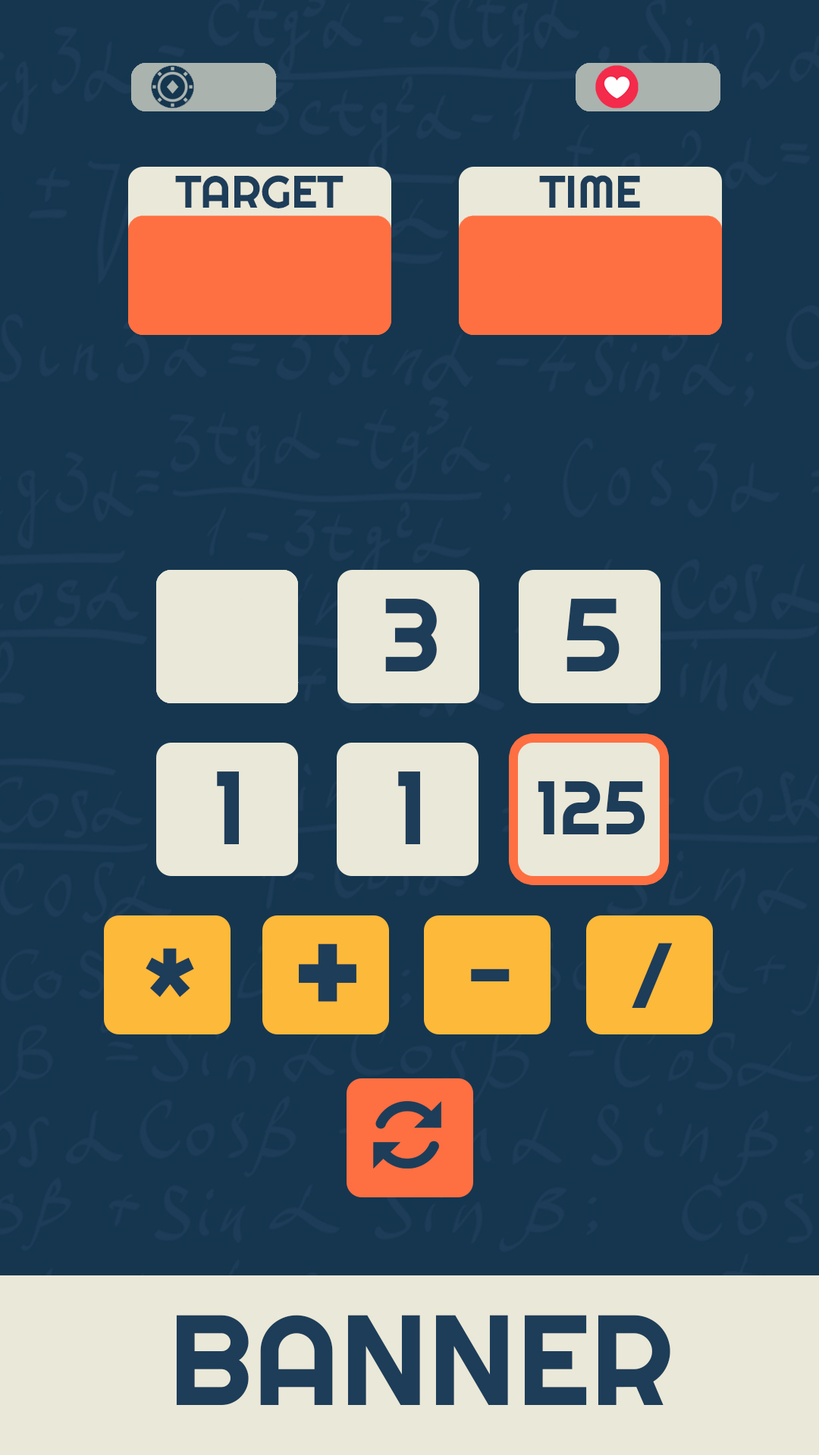
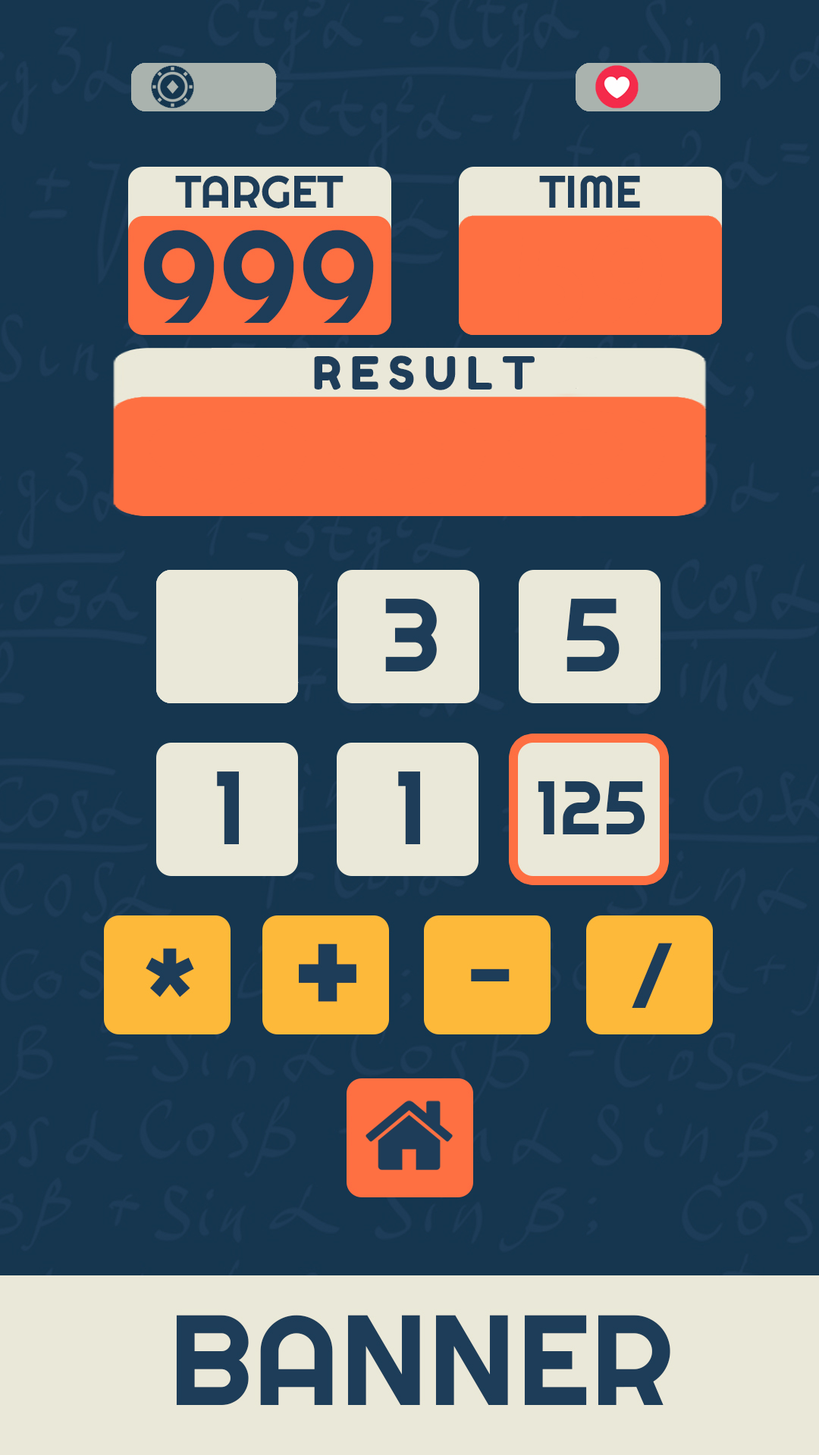
Before/after of a 819px x 1455px layered artwork. What changed in the layer stack:
added group "Group 2" with 2 layers above "Layer 3" over [112, 347, 707, 517]
added layer "RESULT" in group "Group 2" over [313, 355, 535, 391]
added layer "Layer 3 copy" in group "Group 2" over [112, 347, 707, 517]
hid "Layer 3" over [128, 215, 392, 336]
hid "Layer 10" over [365, 1097, 453, 1171]
added group "Group 1" with 2 layers above "Background" over [365, 1097, 453, 1171]
added layer "Layer 11" in group "Group 1" over [365, 1100, 453, 1171]
added layer "Layer 10 copy" in group "Group 1" over [365, 1097, 453, 1171]
